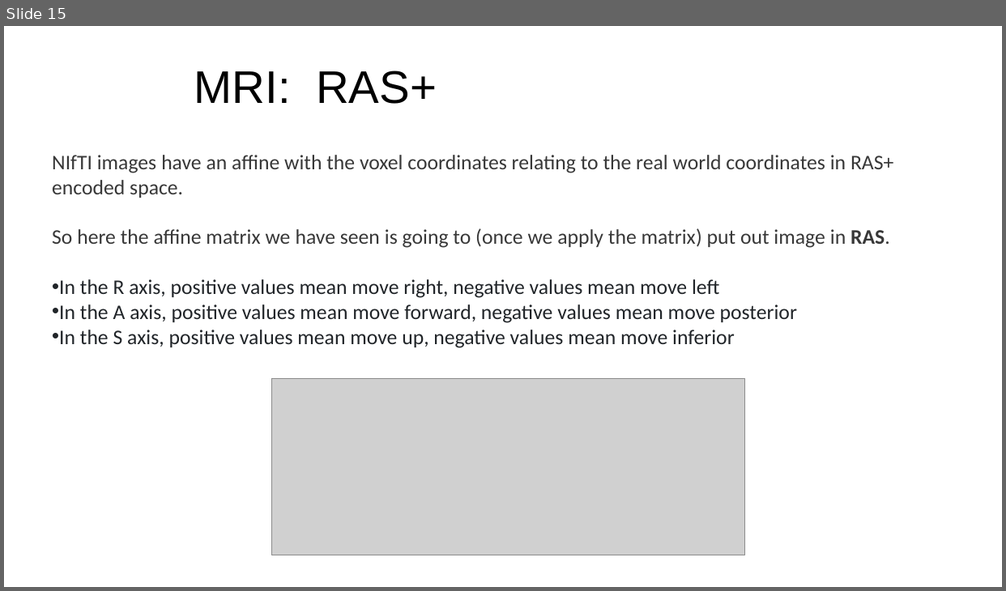
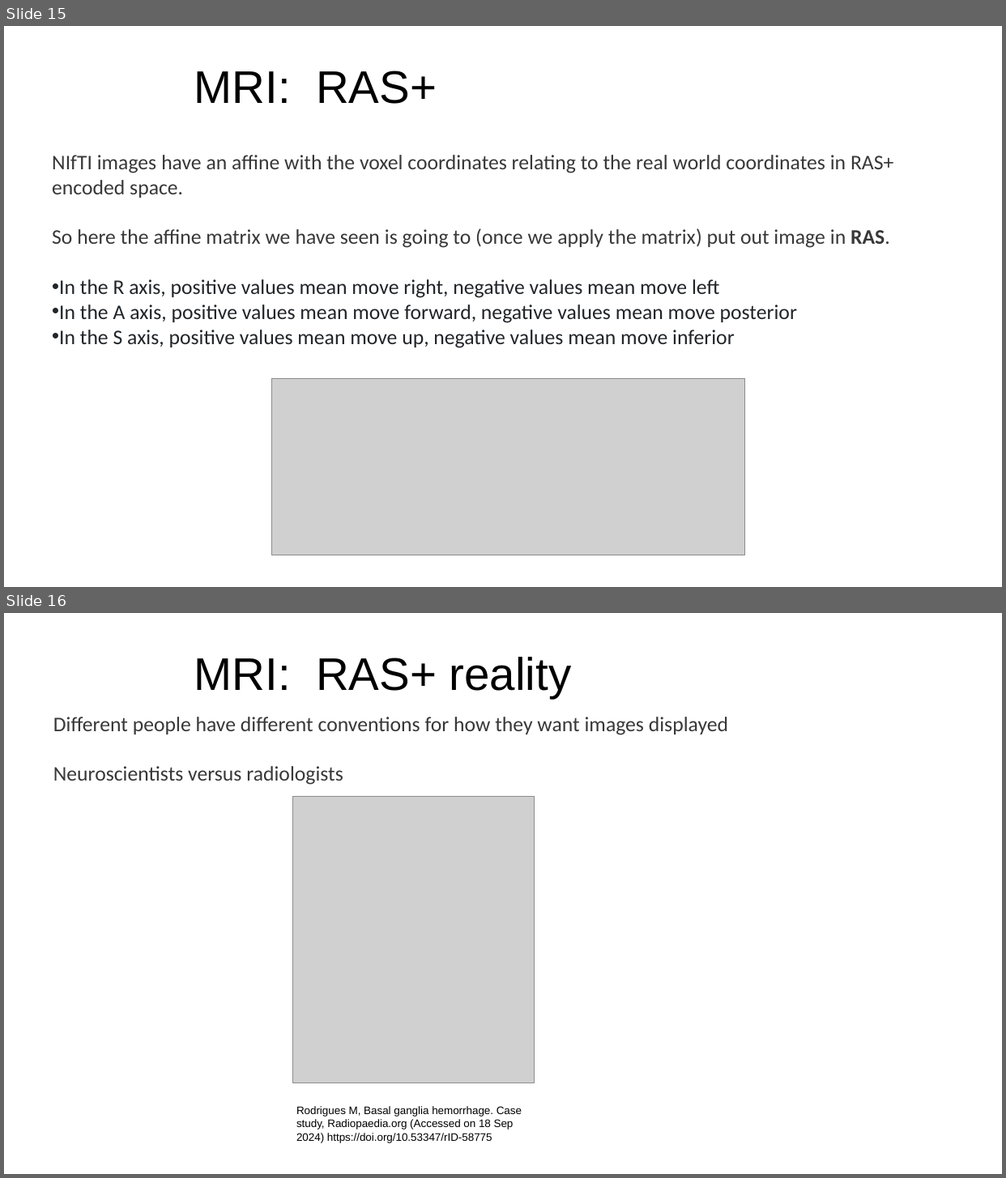
Before and after one commit to esciencecenter-digital-skills/medical-image-processing-materials, a slide deck: presentations/mri_lecture.pptx. Shown one above the other, each under a label of ours: slide 15 before the commit, slides 15 and 16 after it. The pictures are 1006x591 and 1006x1178 pixels, drawn with LibreOffice and Linux fonts; fonts in the diff are those of the drawing; grey boxes stand for pictures; background and template pictures are left out. Boxes give left, top, right and bottom in pixels: in the first picture for what was removed or moved away, otherwise in the second. Text is boxed around its words. In the diff, an @@ line names an element or a change of style, - is before the commit and + after.

```diff
--- a/presentations/mri_lecture.pptx
+++ b/presentations/mri_lecture.pptx
@@ slide 16 added at (4, 613, 1002, 1174), background picture (left out) @@
@@ title added at (194, 657, 572, 698), 44 pt, text #000000 @@
+MRI: RAS+ reality
@@ text added at (53, 717, 728, 785), 20 pt, text #383838 @@
+Different people have different conventions for how they want images displayed
+Neuroscientists versus radiologists
@@ picture added at (293, 796, 534, 1083) @@
@@ text added at (296, 1106, 522, 1144), 10.5 pt, text #000000 @@
+Rodrigues M, Basal ganglia hemorrhage. Case study, Radiopaedia.org (Accessed on 18 Sep 2024) https://doi.org/10.53347/rID-58775
```
Also in this commit, not shown: 1 other file.
